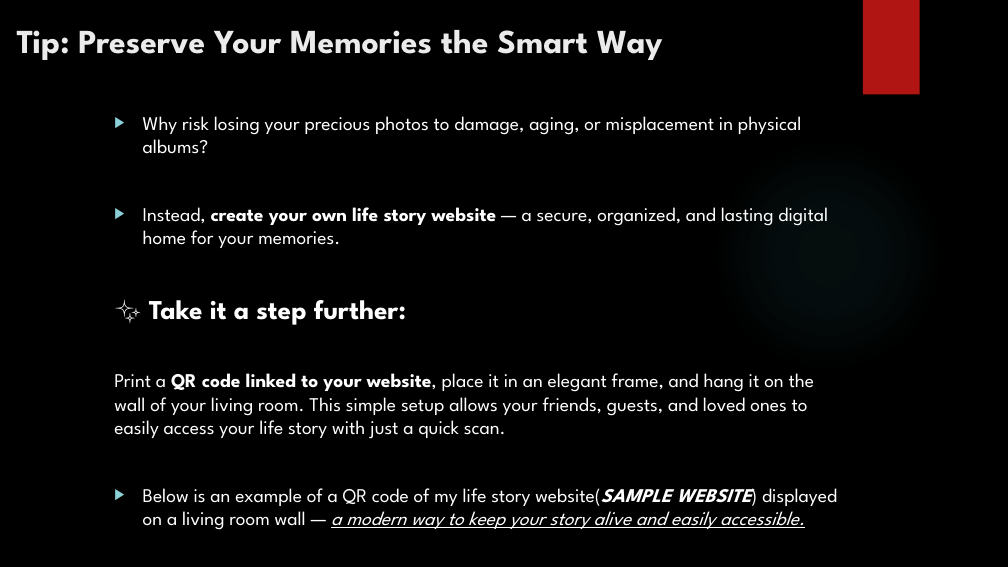
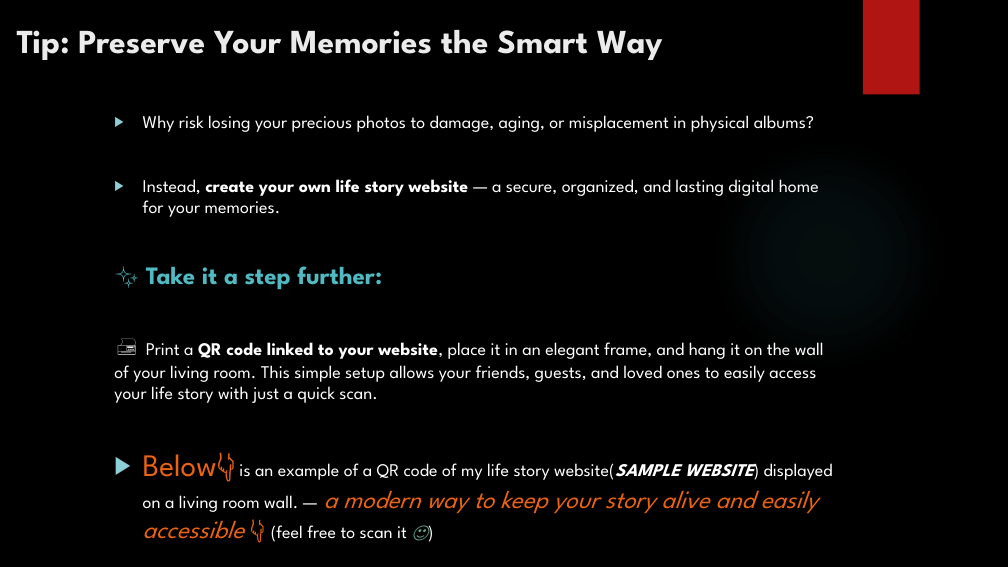
Before and after one commit to Eugene-Mbayire/Eugene_Mbayire_story, a slide deck: slide 2 of documentation/🌍Eugene_life_story_website_sample.pptx. Drawn at 1008x567 pixels with LibreOffice and Linux fonts; fonts in the diff are those of the drawing; background and template pictures are left out. Boxes give left, top, right and bottom in pixels: in the first picture for what was removed or moved away, otherwise in the second. Text is boxed around its words. In the diff, an @@ line names an element or a change of style, - is before the commit and + after.

```diff
--- a/documentation/🌍Eugene_life_story_website_sample.pptx
+++ b/documentation/🌍Eugene_life_story_website_sample.pptx
@@ text at bbox=[143, 115, 819, 289]: size 18.5 to 17 pt in "Why risk losing your precious photos to ...", "Instead, create your own life story website ..."; size 25.9 to 23.8 pt, text colour #FFFFFF to #50B9C1 in "✨ Take it a step further:" @@
@@ text at bbox=[114, 342, 833, 542]: text changed; size 18.5 to 17 pt @@
-Print a QR code linked to your website, place it in an elegant frame, and hang it on the wall of your living room. This simple setup allows your friends, guests, and loved ones to easily access your life story with just a quick scan.
-▶ Below is an example of a QR code of my life story website(SAMPLE WEBSITE) displayed on a living room wall — a modern way to keep your story alive and easily accessible.
+🖨 Print a QR code linked to your website, place it in an elegant frame, and hang it on the wall of your living room. This simple setup allows your friends, guests, and loved ones to easily access your life story with just a quick scan.
+▶ Below👇 is an example of a QR code of my life story website(SAMPLE WEBSITE) displayed on a living room wall. — a modern way to keep your story alive and easily accessible 👇 (feel free to scan it 🙂)
```
Also in this commit, not shown: 3 other slides changed, 1 other file.
